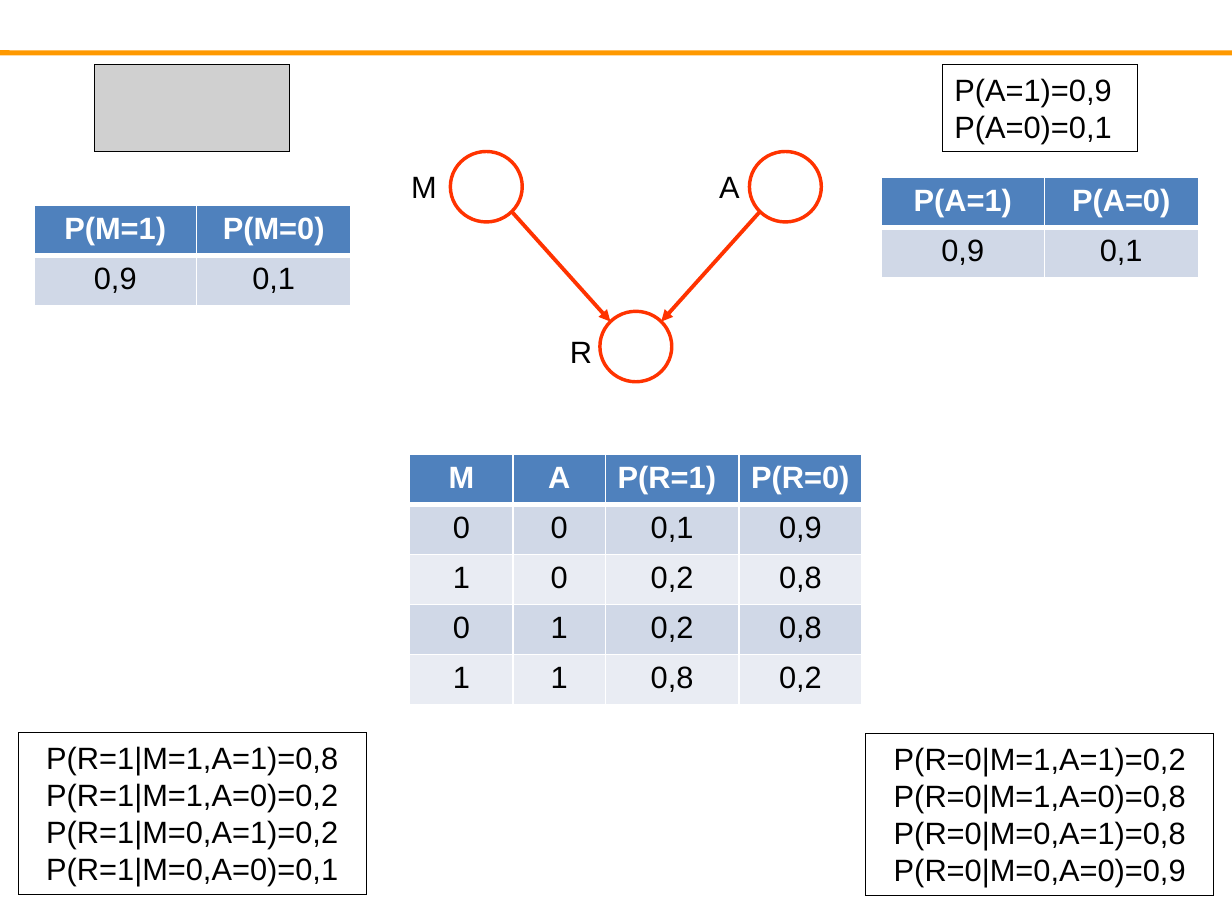
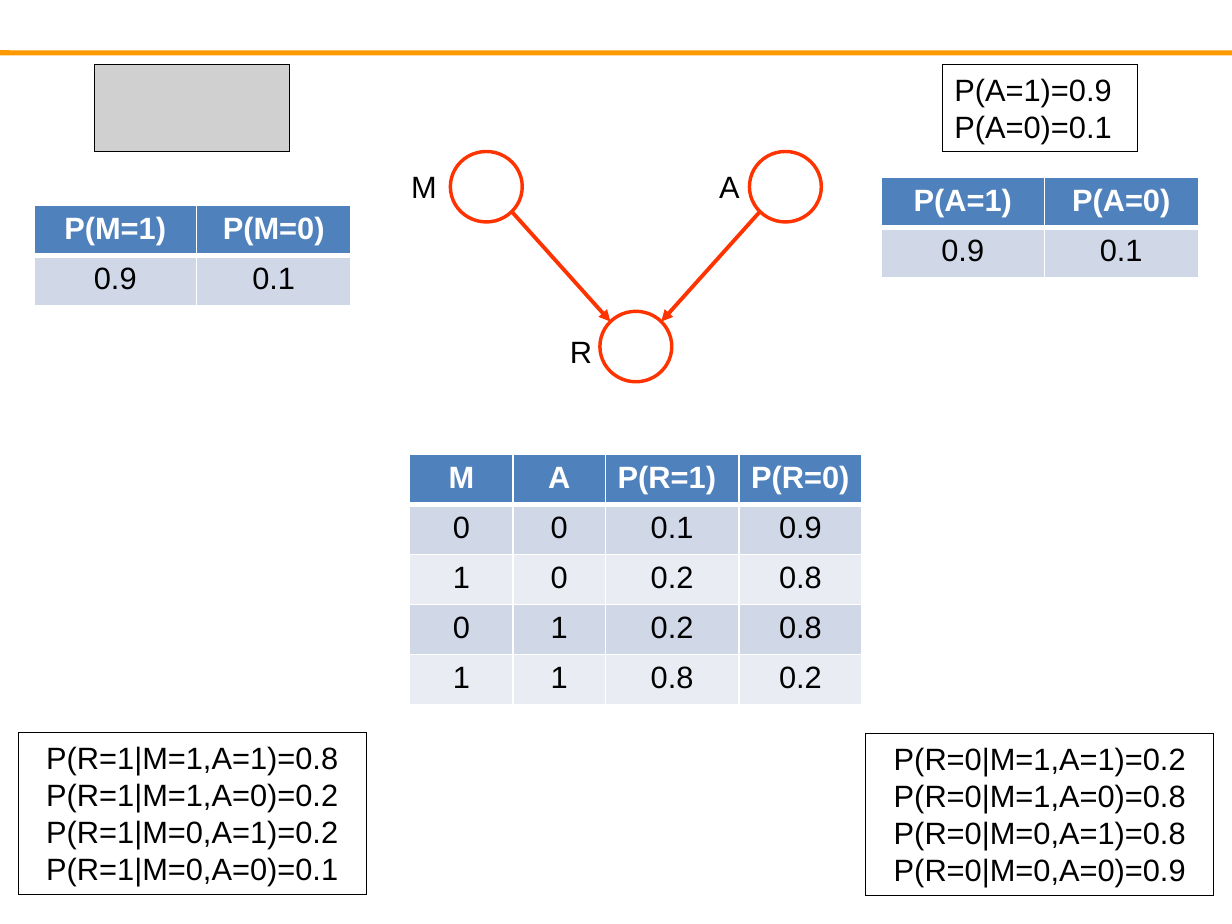
Before and after one commit to fabian9697/IANN_group30, a slide deck: slide 6 of Homework_Neuroinformatic/Assignment 1/Task12_Group30.pptx. Drawn at 1232x924 pixels with LibreOffice and Linux fonts; fonts in the diff are those of the drawing; grey boxes stand for pictures; background and template pictures are left out. Boxes give left, top, right and bottom in pixels: in the first picture for what was removed or moved away, otherwise in the second. Text is boxed around its words. In the diff, an @@ line names an element or a change of style, - is before the commit and + after.

Commit message:
Mistake corrected.

```diff
--- a/Homework_Neuroinformatic/Assignment 1/Task12_Group30.pptx
+++ b/Homework_Neuroinformatic/Assignment 1/Task12_Group30.pptx
@@ text in rectangle at box(954, 78, 1111, 143): text changed @@
-P(A=1)=0,9
-P(A=0)=0,1
+P(A=1)=0.9
+P(A=0)=0.1
@@ table at box(881, 177, 1198, 277) @@
-row 2, column 1: 0,9
+row 2, column 1: 0.9
-row 2, column 2: 0,1
+row 2, column 2: 0.1
@@ table at box(33, 206, 350, 306) @@
-row 2, column 1: 0,9
+row 2, column 1: 0.9
-row 2, column 2: 0,1
+row 2, column 2: 0.1
@@ table at box(410, 455, 862, 705) @@
-row 2, column 3: 0,1
+row 2, column 3: 0.1
-row 2, column 4: 0,9
+row 2, column 4: 0.9
-row 3, column 3: 0,2
+row 3, column 3: 0.2
-row 3, column 4: 0,8
+row 3, column 4: 0.8
-row 4, column 3: 0,2
+row 4, column 3: 0.2
-row 4, column 4: 0,8
+row 4, column 4: 0.8
-row 5, column 3: 0,8
+row 5, column 3: 0.8
-row 5, column 4: 0,2
+row 5, column 4: 0.2
@@ text in rectangle at box(46, 746, 338, 886): text changed @@
-P(R=1|M=1,A=1)=0,8
-P(R=1|M=1,A=0)=0,2
-P(R=1|M=0,A=1)=0,2
-P(R=1|M=0,A=0)=0,1
+P(R=1|M=1,A=1)=0.8
+P(R=1|M=1,A=0)=0.2
+P(R=1|M=0,A=1)=0.2
+P(R=1|M=0,A=0)=0.1
@@ text in rectangle at box(894, 747, 1186, 886): text changed @@
-P(R=0|M=1,A=1)=0,2
-P(R=0|M=1,A=0)=0,8
-P(R=0|M=0,A=1)=0,8
-P(R=0|M=0,A=0)=0,9
+P(R=0|M=1,A=1)=0.2
+P(R=0|M=1,A=0)=0.8
+P(R=0|M=0,A=1)=0.8
+P(R=0|M=0,A=0)=0.9
```
